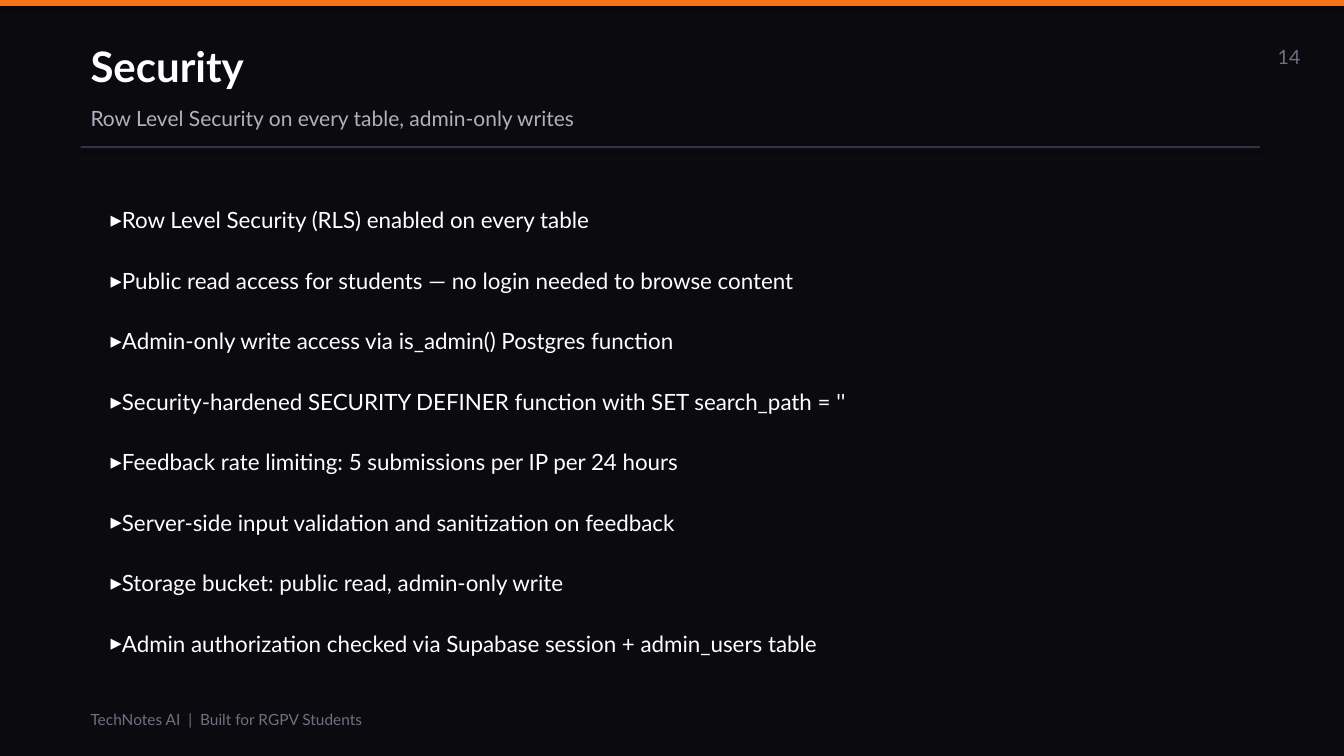
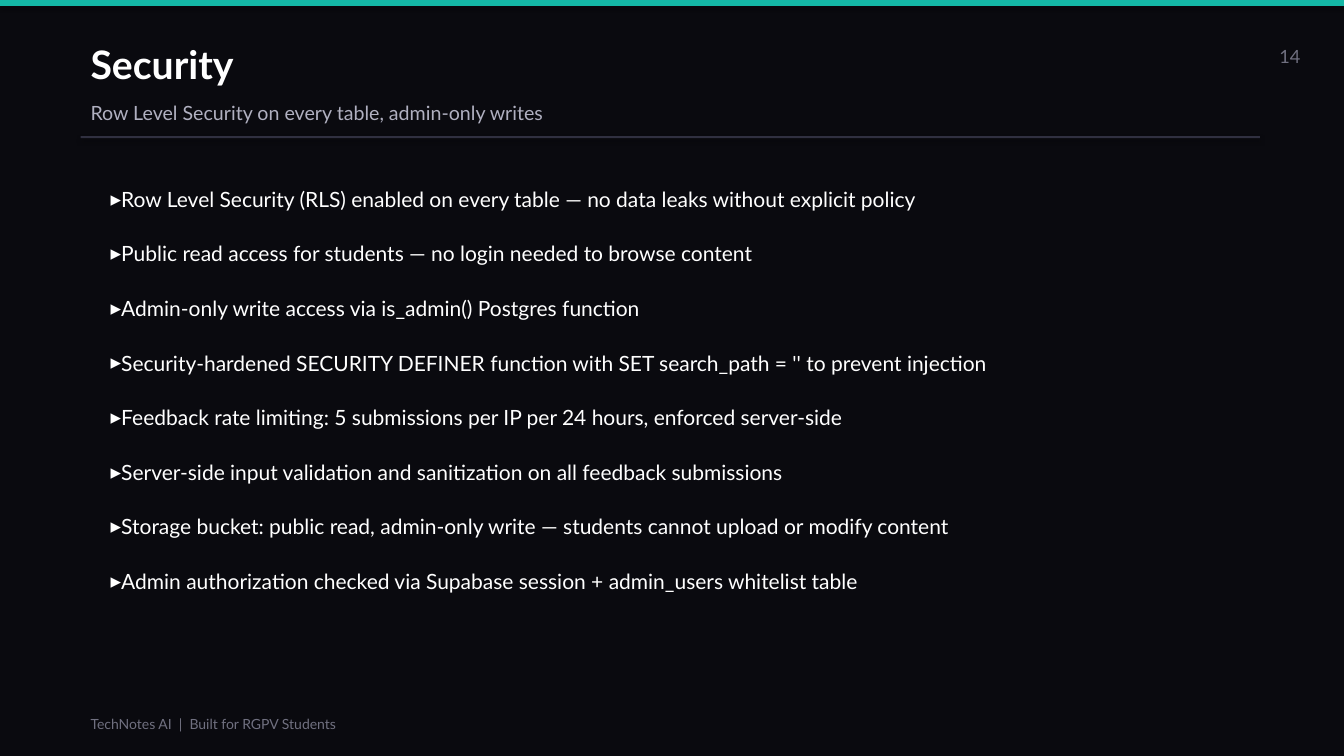
Before and after one commit to Dhruvtiwari059/tecgnotes, a slide deck: slide 14 of TechNotes_AI_Presentation.pptx. Drawn at 1344x756 pixels with LibreOffice and Linux fonts; fonts in the diff are those of the drawing. Boxes give left, top, right and bottom in pixels: in the first picture for what was removed or moved away, otherwise in the second. Text is boxed around its words. In the diff, an @@ line names an element or a change of style, - is before the commit and + after.

```diff
--- a/TechNotes_AI_Presentation.pptx
+++ b/TechNotes_AI_Presentation.pptx
@@ rectangle at <box>0,0,1344,6</box>: fill #F97316 to #14B8A6 @@
@@ text "Security" at <box>91,50,234,86</box>: size 30 to 28 pt @@
@@ text "14" at <box>1279,50,1300,63</box>: size 14 to 13 pt @@
@@ text "Row Level Security on every ..." at <box>91,105,543,124</box>: size 15 to 14 pt @@
@@ rectangle: place and size @@
-rectangle at <box>81,146,1260,148</box>
+rectangle at <box>81,136,1260,138</box>
@@ rectangle at <box>81,136,1260,138</box>: fill #333344 to #303040 @@
@@ text "Row Level Security (RLS) enabled ...": place and size @@
-text "Row Level Security (RLS) enabled ..." at <box>122,211,817,656</box>
+text "Row Level Security (RLS) enabled ..." at <box>121,191,986,593</box>
@@ text at <box>121,191,915,211</box>: text changed; size 16 to 15 pt @@
-▸ Row Level Security (RLS) enabled on every table
+▸ Row Level Security (RLS) enabled on every table — no data leaks without explicit policy
@@ text at <box>121,245,752,320</box>: size 16 to 15 pt in "Public read access for students — no ...", "Admin-only write access via is_admin() Postgres function"; less space between paragraphs @@
@@ text at <box>121,355,986,593</box>: text changed; size 16 to 15 pt @@
-▸ Security-hardened SECURITY DEFINER function with SET search_path = ''
-▸ Feedback rate limiting: 5 submissions per IP per 24 hours
-▸ Server-side input validation and sanitization on feedback
-▸ Storage bucket: public read, admin-only write
-▸ Admin authorization checked via Supabase session + admin_users table
+▸ Security-hardened SECURITY DEFINER function with SET search_path = '' to prevent injection
+▸ Feedback rate limiting: 5 submissions per IP per 24 hours, enforced server-side
+▸ Server-side input validation and sanitization on all feedback submissions
+▸ Storage bucket: public read, admin-only write — students cannot upload or modify content
+▸ Admin authorization checked via Supabase session + admin_users whitelist table
@@ text "TechNotes AI | Built for ..." at <box>91,719,336,729</box>: size 11 to 10 pt @@
```
Also in this commit, not shown: 16 other slides changed, 1 slide added, 1 slide removed.
